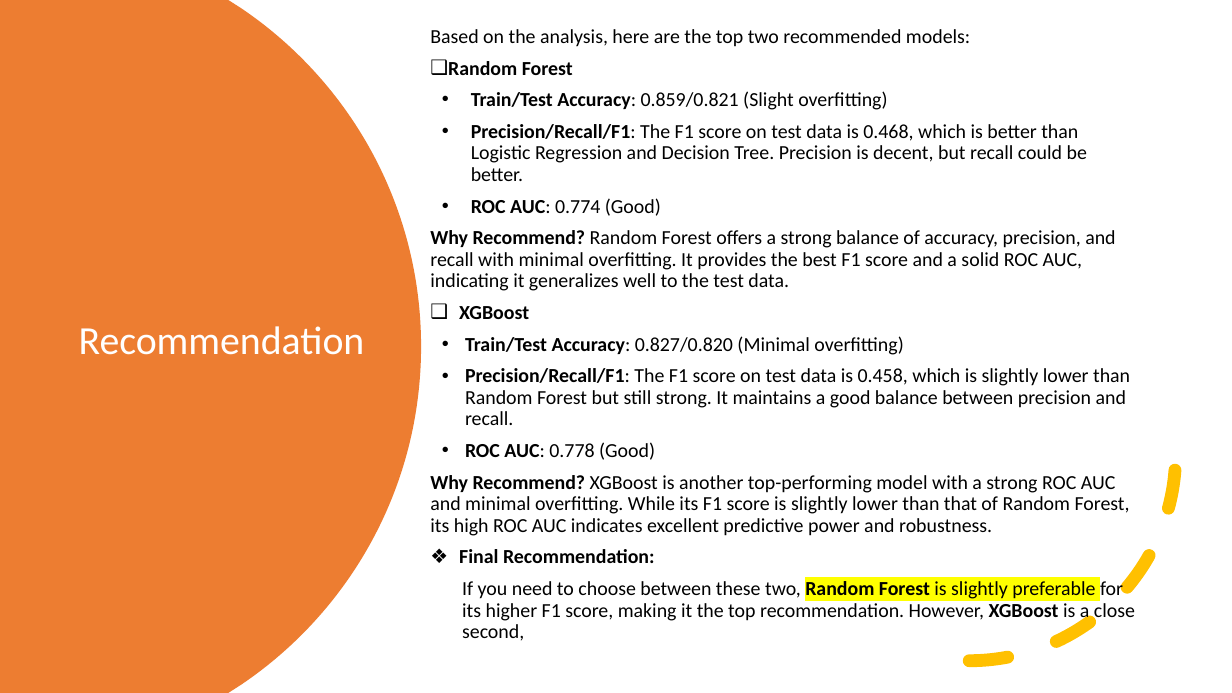
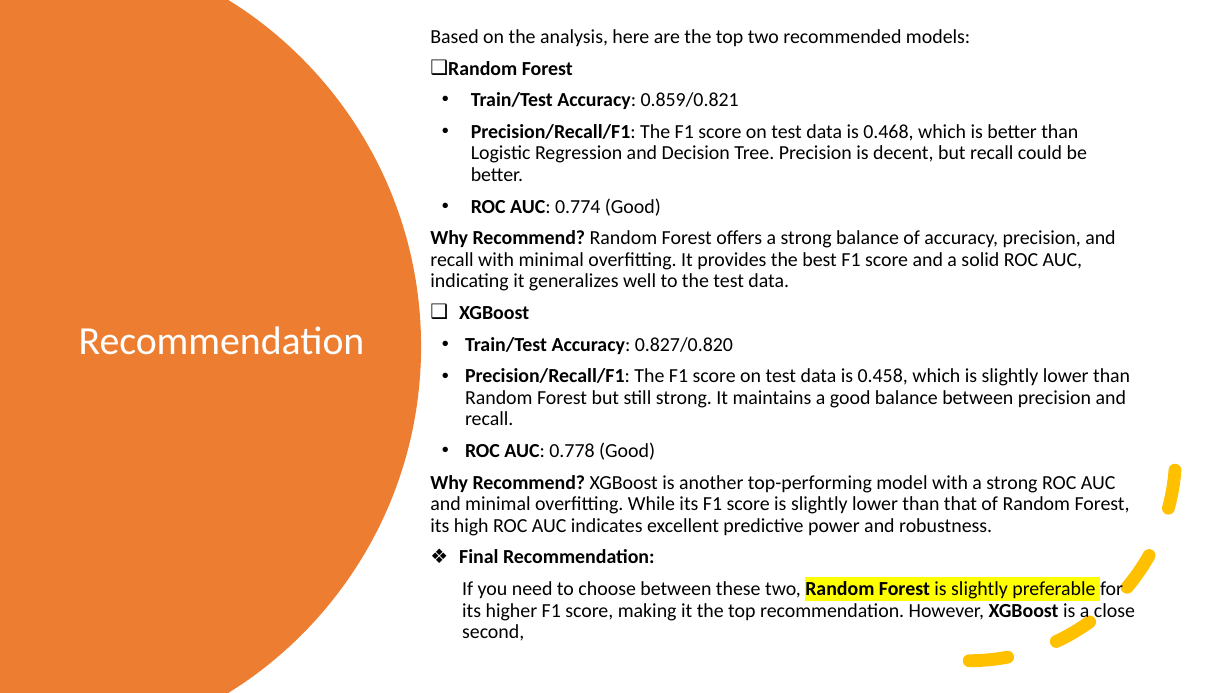
Before and after one commit to pragyanandan/mini-Project-2-ML, a slide deck: slide 24 of Mini-Project.pptx. Drawn at 1232x693 pixels with LibreOffice and Linux fonts; fonts in the diff are those of the drawing. Boxes give left, top, right and bottom in pixels: in the first picture for what was removed or moved away, otherwise in the second. Text is boxed around its words. In the diff, an @@ line names an element or a change of style, - is before the commit and + after.

```diff
--- a/Mini-Project.pptx
+++ b/Mini-Project.pptx
@@ text at [471, 92, 739, 109]: text changed; bold on @@
-• Train/Test Accuracy: 0.859/0.821 (Slight overfitting)
+• Train/Test Accuracy: 0.859/0.821
@@ text at [465, 337, 733, 354]: text changed; bold on @@
-• Train/Test Accuracy: 0.827/0.820 (Minimal overfitting)
+• Train/Test Accuracy: 0.827/0.820
```
Also in this commit, not shown: 5 other slides changed.
